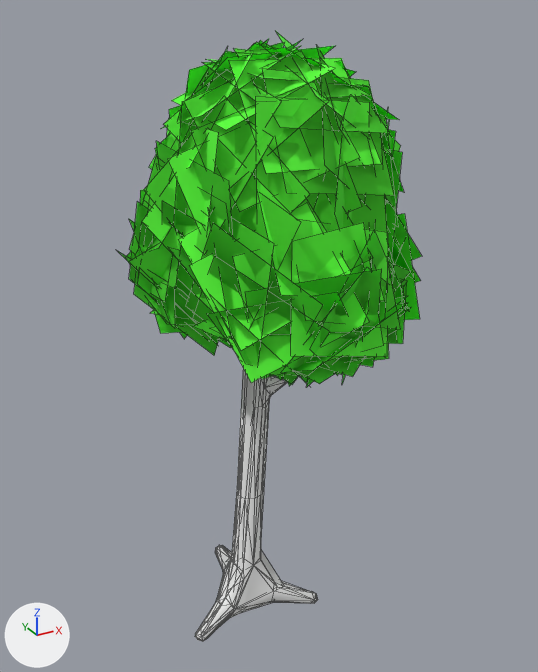
The FBX model Assets/Models/Foliage/Tree J 1.fbx: old version first, new version second.
Before and after are seen from a 50 mm lens placed at (-6.77, -13.56, 13.9), pointed at (0.77, 0.15, 7.04). Lighting does not change. The marker at lower left points along +X, +Y and +Z. Mesh edges are drawn as thin lines. Where no turn or scale is listed for an object, it has been applied to the vertices.

Before the edit, the objects in view are built like this:
```python
mat_leaves = principled_material('Leaves')
mat_leaves.base_color = (0.106, 1.0, 0.0432)  # green #5bff3b
mat_leaves.roughness = 1.0
me_plane_001 = bpy.data.meshes.new('Plane.001')
me_plane_001.from_pydata(...)  # 780 vertices, 418 faces; spans x -2.23..4.18, y -3.78..3.53, z 0.0..13.51
# faces by material slot: [258, 160]
me_plane_001.materials.append(mat_trunk_a)  # its picture is missing
me_plane_001.materials.append(mat_leaves)  # green #5bff3b
me_plane_004 = bpy.data.meshes.new('Plane.004')
me_plane_004.from_pydata(...)  # 359 vertices, 140 faces; spans x -2.05..4.13, y -3.75..3.27, z -0.01..13.37
# faces by material slot: [60, 80]
me_plane_004.materials.append(mat_trunk_a)  # its picture is missing
me_plane_004.materials.append(mat_leaves)  # green #5bff3b
me_plane_010 = bpy.data.meshes.new('Plane.010')
me_plane_010.from_pydata(...)  # 204 vertices, 67 faces; spans x -2.05..4.12, y -3.74..3.53, z -0.07..13.32
# faces by material slot: [20, 47]
me_plane_010.materials.append(mat_trunk_a)  # its picture is missing
me_plane_010.materials.append(mat_leaves)  # green #5bff3b
ob_tree_j_1_lod_0 = bpy.data.objects.new('Tree J 1 LOD 0', me_plane_001)
ob_tree_j_1_lod_0.location = (0.0, 0.0, 0.0)
ob_tree_j_1_lod_1 = bpy.data.objects.new('Tree J 1 LOD 1', me_plane_004)
ob_tree_j_1_lod_1.location = (0.0, 0.0, 0.0)
ob_tree_j_1_lod_2 = bpy.data.objects.new('Tree J 1 LOD 2', me_plane_010)
ob_tree_j_1_lod_2.location = (0.0, 0.0, 0.0)
```
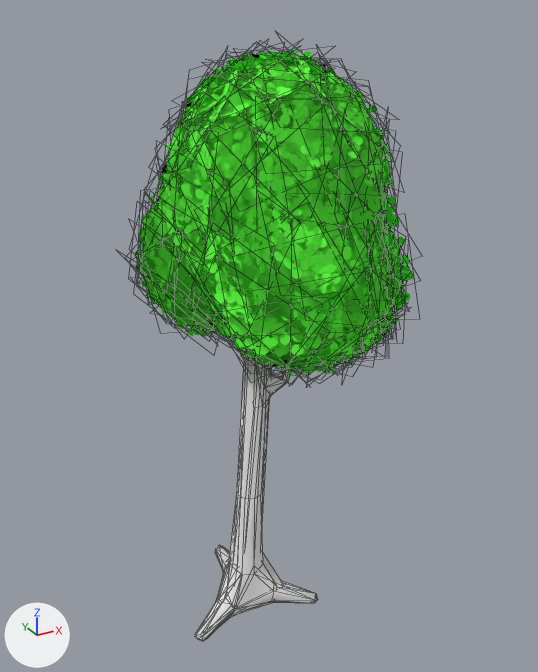
Pixel boxes (x1, y1, x2, y2) of what changed, in the pictures (538 x 672 px; the box of a moved part takes in the faces that stretch with it):
'Tree J 1 LOD 0', surface changed, reshaped: before (118, 31, 422, 641); after (134, 49, 413, 641)
part 1 of me_plane_001, moved or reshaped: (195, 440, 315, 637) in both

Patch to the scene script:
```diff
--- a/Assets/Models/Foliage/Tree J 1.fbx.py
+++ b/Assets/Models/Foliage/Tree J 1.fbx.py
@@ img_leaves_02_png @@
+img_leaves_02_png = load_image('Leaves_02.png', '../../Textures/Foliage/Leaves_02.png', 512, 512, 'Non-Color')
@@ mat_leaves @@
 n0 = _N.new('ShaderNodeBsdfPrincipled'); n0.name = 'Principled BSDF'
 n1 = _N.new('ShaderNodeOutputMaterial'); n1.name = 'Material Output'
+n2 = _N.new('ShaderNodeTexImage'); n2.name = 'Image Texture'
+n2.image = img_leaves_02_png
 _L.new(n0.outputs[0], n1.inputs[0])  # 'BSDF' to 'Surface'
+_L.new(n2.outputs[0], n0.inputs[4])  # 'Color' to 'Alpha'
@@ me_plane_001 @@
 # used by ob_tree_j_1_lod_0; location = (0.0, 0.0, 0.0)
-me_plane_001.from_pydata(...)  # 780 vertices, 418 faces; spans x -2.23..4.18, y -3.78..3.53, z 0.0..13.51
+me_plane_001.from_pydata(...)  # 779 vertices, 398 faces; spans x -2.23..4.18, y -3.78..3.53, z 0.0..13.51
+# me_plane_001 part 1
+# 12 vertices are removed from x -1.63..1.34, y -1.09..1.73, z 0.19..1.37
+# 67 faces are deleted
+# 5 vertices move from x -0.64..0.32, y -0.26..1.74, z 0.0..1.08 to x -0.67..0.36, y -0.3..1.74, z 0.0..0.98
+# 11 vertices are added at x -0.87..0.35, y -0.44..1.73, z 0.15..5.52
+# 47 new faces join them, mat_trunk_a (its picture is missing)
 me_plane_001.materials.append(mat_trunk_a)
```
